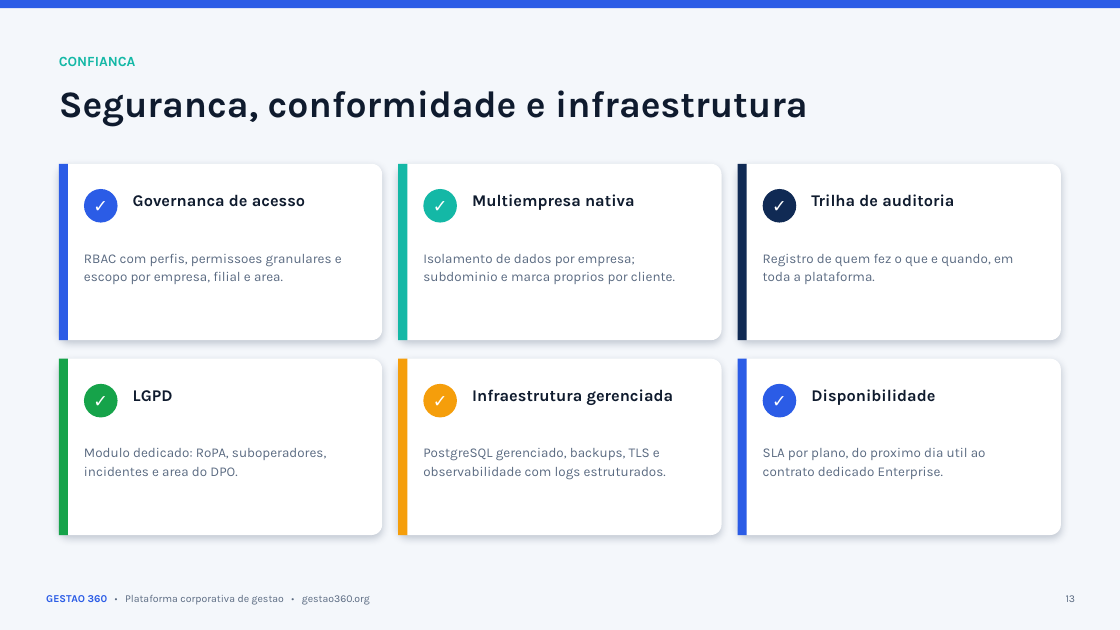
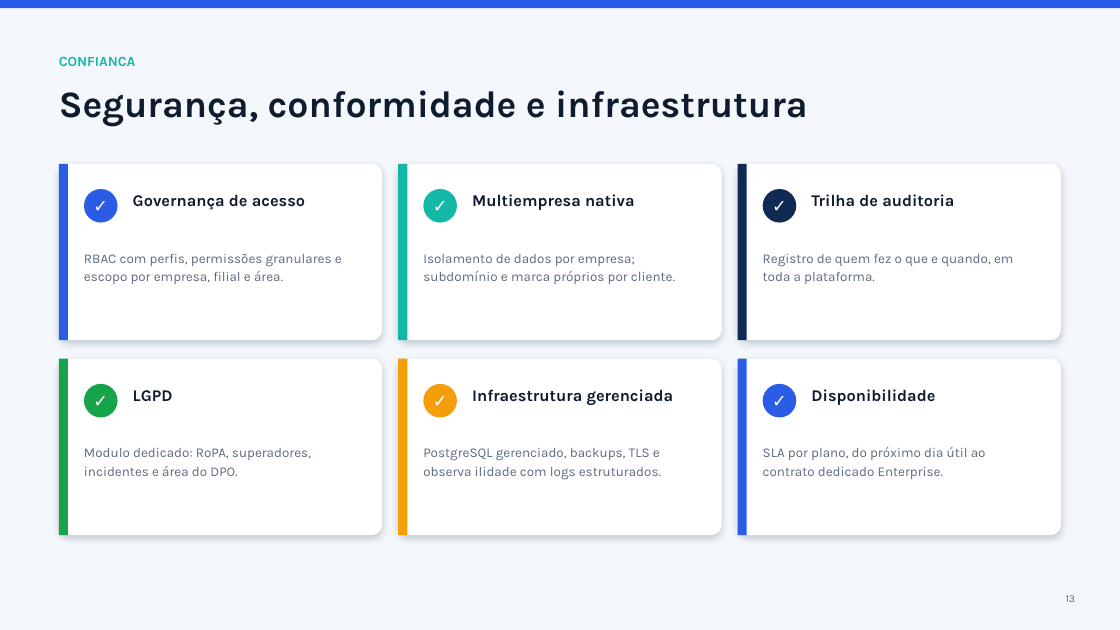
Before and after one commit to aldemirfidelis/gestao-360-indicadores, a slide deck: slide 13 of docs/Apresentacao-Gestao360-Comercial.pptx. Drawn at 1120x630 pixels with LibreOffice and Linux fonts; fonts in the diff are those of the drawing. Boxes give left, top, right and bottom in pixels: in the first picture for what was removed or moved away, otherwise in the second. Text is boxed around its words. In the diff, an @@ line names an element or a change of style, - is before the commit and + after.

```diff
--- a/docs/Apresentacao-Gestao360-Comercial.pptx
+++ b/docs/Apresentacao-Gestao360-Comercial.pptx
@@ text at <box>59,90,808,127</box>: text changed @@
-Seguranca, conformidade e infraestrutura
+Segurança, conformidade e infraestrutura
@@ text at <box>133,194,305,210</box>: text changed @@
-Governanca de acesso
+Governança de acesso
@@ text at <box>84,254,342,284</box>: text changed @@
-RBAC com perfis, permissoes granulares e escopo por empresa, filial e area.
+RBAC com perfis, permissões granulares e escopo por empresa, filial e área.
@@ text at <box>423,254,675,284</box>: text changed @@
-Isolamento de dados por empresa; subdominio e marca proprios por cliente.
+Isolamento de dados por empresa; subdomínio e marca próprios por cliente.
@@ text at <box>84,448,311,476</box>: text changed @@
-Modulo dedicado: RoPA, suboperadores, incidentes e area do DPO.
+Modulo dedicado: RoPA, superadores, incidentes e área do DPO.
@@ text at <box>423,448,661,479</box>: text changed @@
-PostgreSQL gerenciado, backups, TLS e observabilidade com logs estruturados.
+PostgreSQL gerenciado, backups, TLS e observa ilidade com logs estruturados.
@@ text at <box>763,447,986,479</box>: text changed @@
-SLA por plano, do proximo dia util ao contrato dedicado Enterprise.
+SLA por plano, do próximo dia útil ao contrato dedicado Enterprise.
@@ text removed at <box>46,595,370,605</box> @@
-GESTAO 360 • Plataforma corporativa de gestao • gestao360.org
```
Also in this commit, not shown: 12 other slides changed.
